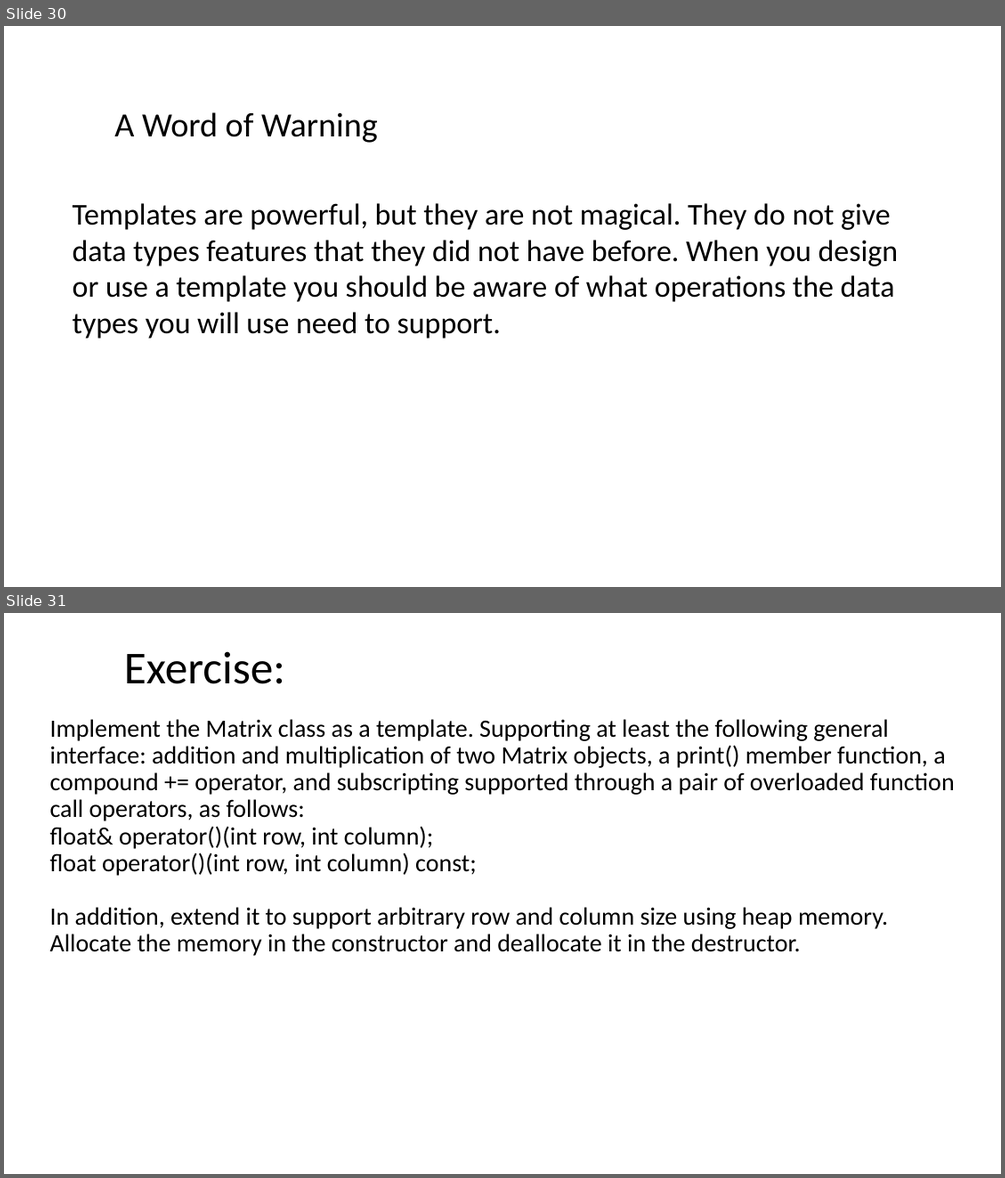
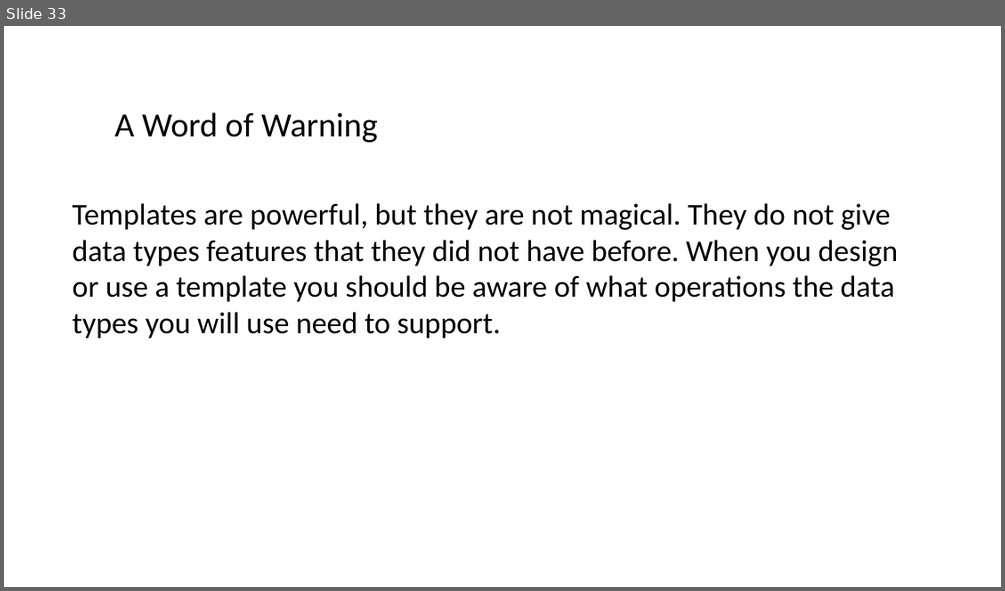
Before and after one commit to ShiqiYu/CPP, a slide deck: week13/Lab13.pptx. Shown one above the other, each under a label of ours: slides 30 and 31 before the commit, slide 33 after it. The pictures are 1005x1178 and 1005x591 pixels, drawn with LibreOffice and Linux fonts; fonts in the diff are those of the drawing; background and template pictures are left out. Boxes give left, top, right and bottom in pixels: in the first picture for what was removed or moved away, otherwise in the second. Text is boxed around its words. In the diff, an @@ line names an element or a change of style, - is before the commit and + after.

```diff
--- a/week13/Lab13.pptx
+++ b/week13/Lab13.pptx
@@ slide 31 removed at (4,613,1001,1174), background #FFFFFF @@
@@ title removed at (124,651,285,684) @@
-Exercise:
@@ text removed at (50,719,955,956) @@
-  Implement the Matrix class as a template. Supporting at least the following general interface: addition and multiplication of two Matrix objects, a print() member function, a compound += operator, and subscripting supported through a pair of overloaded function call operators, as follows:
-  float& operator()(int row, int column);
-  float operator()(int row, int column) const;
-  In addition, extend it to support arbitrary row and column size using heap memory. Allocate the memory in the constructor and deallocate it in the destructor.
@@ what was slide 30 is now slide 33 @@
```
Also in this commit, not shown: 6 slides changed, 13 slides added, 8 other slides removed.
